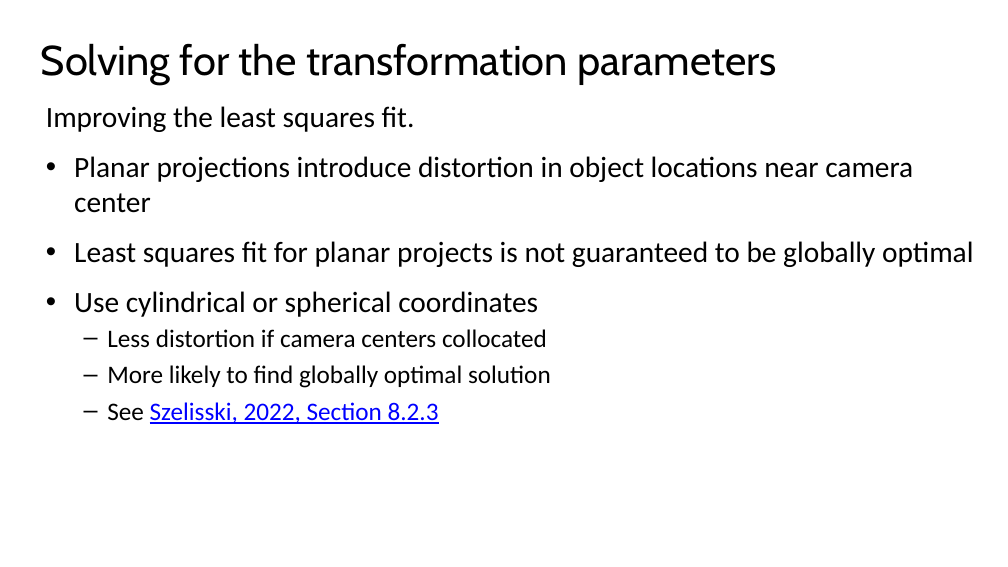
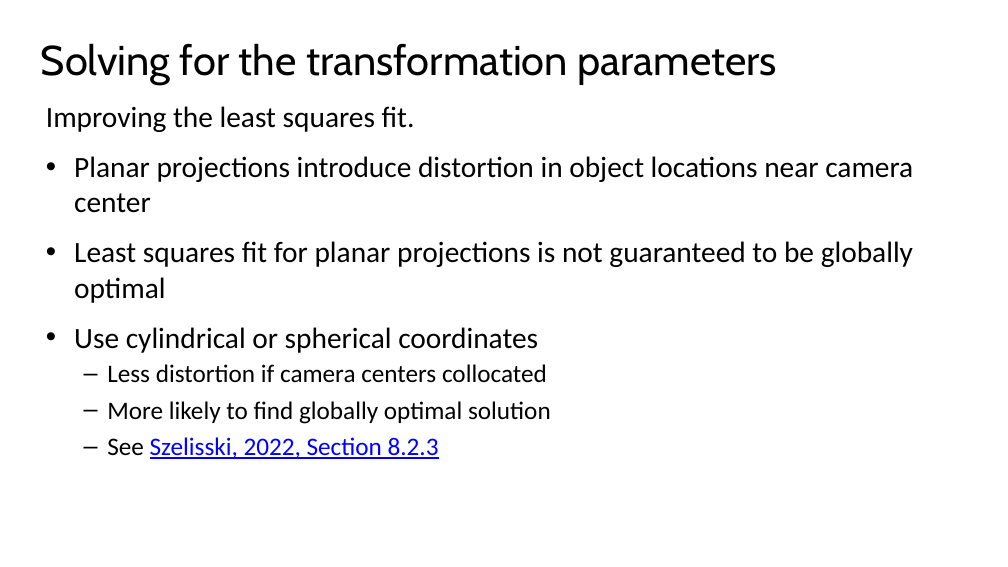
Before and after one commit to StephenElston/CSCI-E25, a slide deck: slide 55 of Slides/13_ImageStitching.pptx. Drawn at 1008x567 pixels with LibreOffice and Linux fonts; fonts in the diff are those of the drawing. Boxes give left, top, right and bottom in pixels: in the first picture for what was removed or moved away, otherwise in the second. Text is boxed around its words. In the diff, an @@ line names an element or a change of style, - is before the commit and + after.

```diff
--- a/Slides/13_ImageStitching.pptx
+++ b/Slides/13_ImageStitching.pptx
@@ text at [74,241,913,303]: text changed @@
-• Least squares fit for planar projects is not guaranteed to be globally optimal
+• Least squares fit for planar projections is not guaranteed to be globally optimal
```
Also in this commit, not shown: 8 other slides changed.
